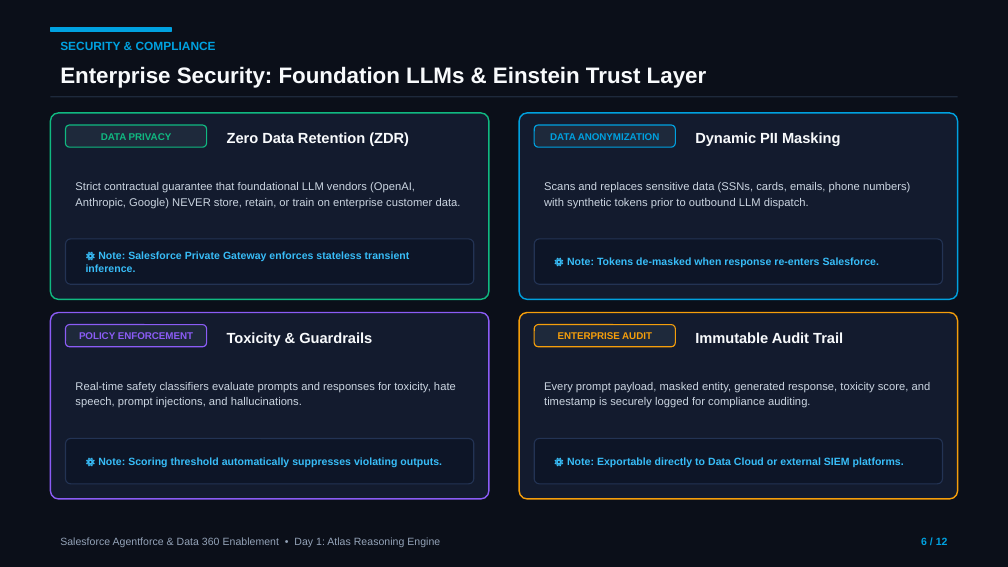
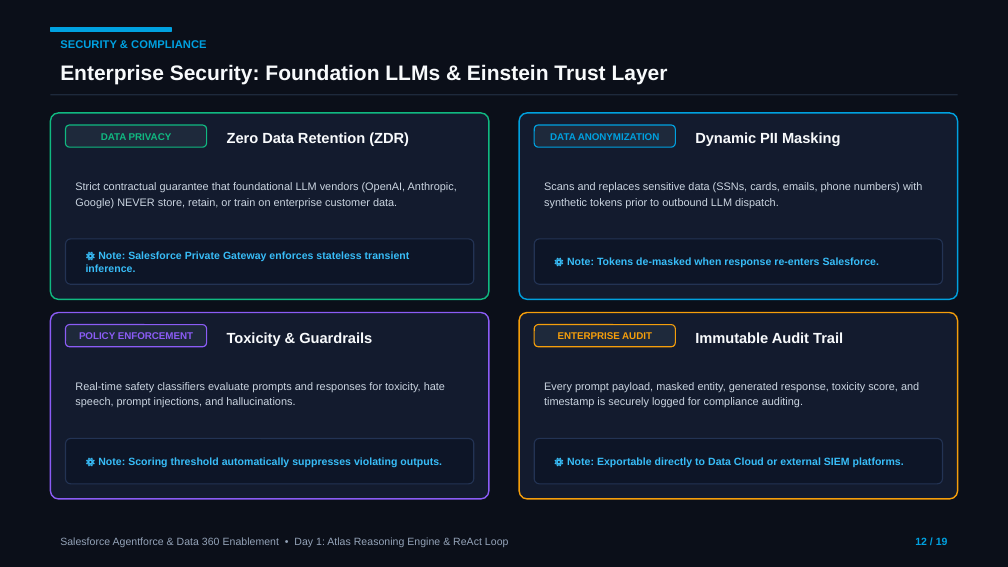
Before and after one commit to MohnishTak2725/agentforce-data360-workbench, a slide deck: slide 12 of Day-1-Atlas-Reasoning-Engine.pptx (slide 6 before the commit). Drawn at 1008x567 pixels with LibreOffice and Linux fonts; fonts in the diff are those of the drawing. Boxes give left, top, right and bottom in pixels: in the first picture for what was removed or moved away, otherwise in the second. Text is boxed around its words. In the diff, an @@ line names an element or a change of style, - is before the commit and + after.

```diff
--- a/Day-1-Atlas-Reasoning-Engine.pptx
+++ b/Day-1-Atlas-Reasoning-Engine.pptx
@@ text "SECURITY & COMPLIANCE" at (60,40,206,48): size 8.5 to 8 pt @@
@@ text "Enterprise Security: Foundation LLMs & ..." at (60,64,668,84): size 16 to 15 pt @@
@@ size 8 to 7.8 pt in 4 elements at (75,182,457,208), (544,182,922,208), (75,382,445,408), (544,382,919,408) @@
@@ text at (60,537,508,547): text changed @@
-Salesforce Agentforce & Data 360 Enablement • Day 1: Atlas Reasoning Engine
+Salesforce Agentforce & Data 360 Enablement • Day 1: Atlas Reasoning Engine & ReAct Loop
@@ text at (915,537,948,545): text changed @@
-6 / 12
+12 / 19
```
Also in this commit, not shown: 11 other slides changed, 7 slides added.
